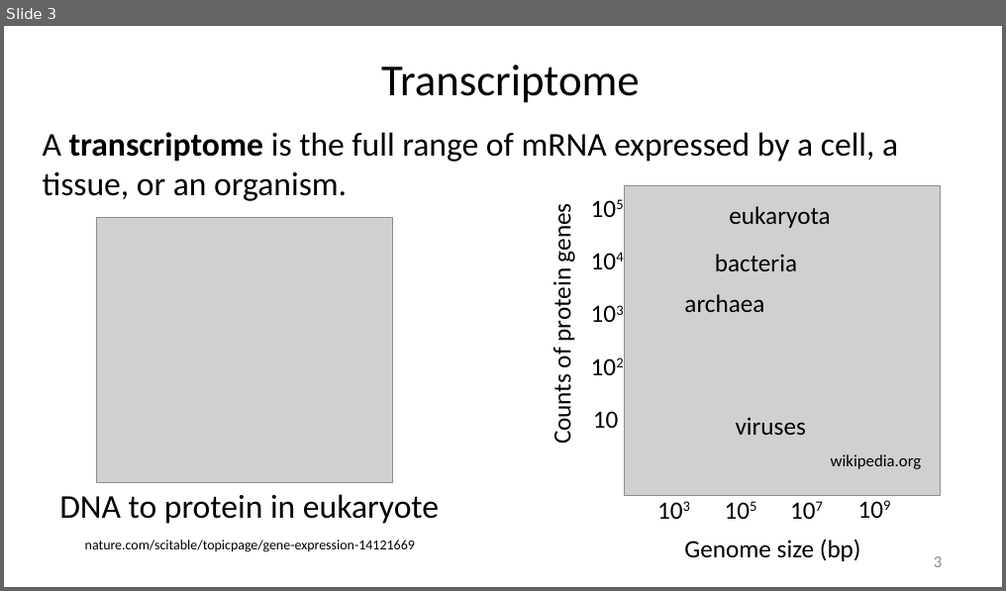
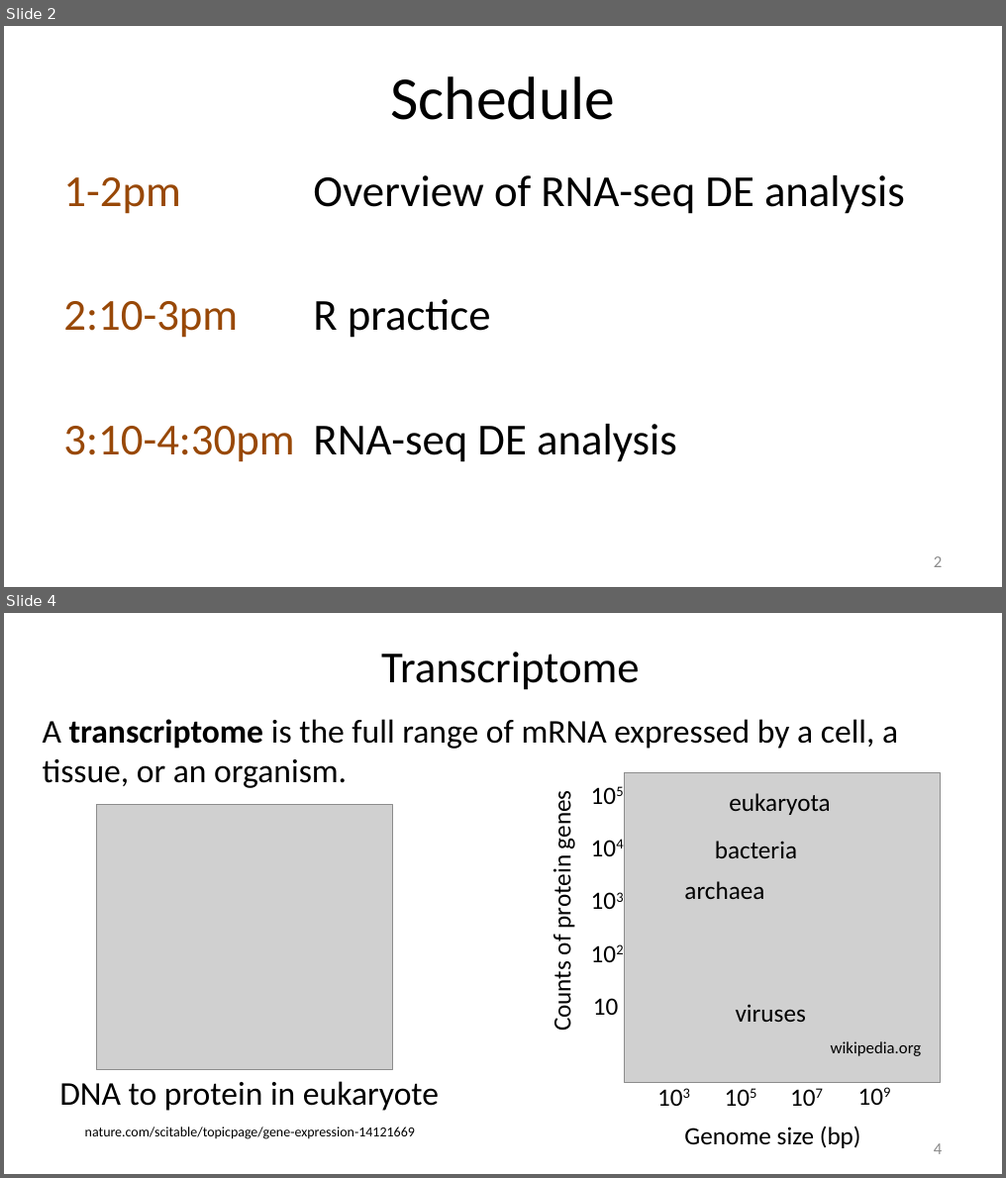
Before and after one commit to liu3zhenlab/teaching, a slide deck: RNA-Seq-Workshop/2026/lectures/IGF26_RNA-seq.pptx. Shown one above the other, each under a label of ours: slide 3 before the commit, slides 2 and 4 after it; the slides between them are not shown. The pictures are 1006x591 and 1006x1178 pixels, drawn with LibreOffice and Linux fonts; fonts in the diff are those of the drawing; grey boxes stand for pictures. Boxes give left, top, right and bottom in pixels: in the first picture for what was removed or moved away, otherwise in the second. Text is boxed around its words. In the diff, an @@ line names an element or a change of style, - is before the commit and + after.

```diff
--- a/RNA-Seq-Workshop/2026/lectures/IGF26_RNA-seq.pptx
+++ b/RNA-Seq-Workshop/2026/lectures/IGF26_RNA-seq.pptx
@@ slide 2 added at bbox=[4, 26, 1002, 587], background #FFFFFF @@
@@ title added at bbox=[390, 76, 615, 120], 44 pt, text #000000 @@
+Schedule
@@ text added at bbox=[63, 175, 905, 463], 32 pt, text #000000 @@
+1-2pm Overview of RNA-seq DE analysis
+2:10-3pm R practice
+3:10-4:30pm RNA-seq DE analysis
@@ page number added at bbox=[934, 557, 942, 568], 12 pt, text #8C8C8C @@
+2
@@ what was slide 3 is now slide 4 @@
@@ page number at bbox=[934, 1144, 942, 1155]: text changed @@
-3
+4
```
Also in this commit, not shown: 9 slides changed, 3 other slides added.
